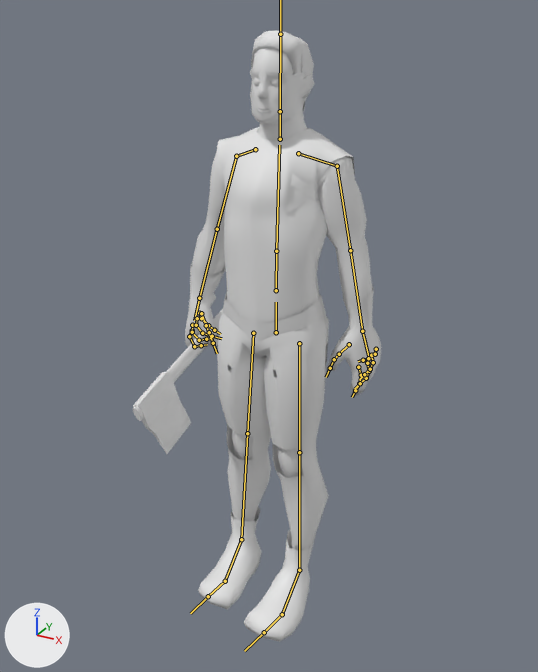
The FBX model Models Personatges/Models Fernando/civil.fbx, before and after one commit.
The view is the same before and after, from a 50 mm lens placed at (1.7, -3.17, 3.22), pointed at (-0.02, -0.05, 1.66). Every picture has the same lights, and +X, +Y and +Z are marked at lower left. Both versions are drawn at frame 1 of the action 'Armature|Idle'; the numbers are the values there. The bones that bend it are drawn over the model as lines.

Objects in the first picture: 'Chest.004'.
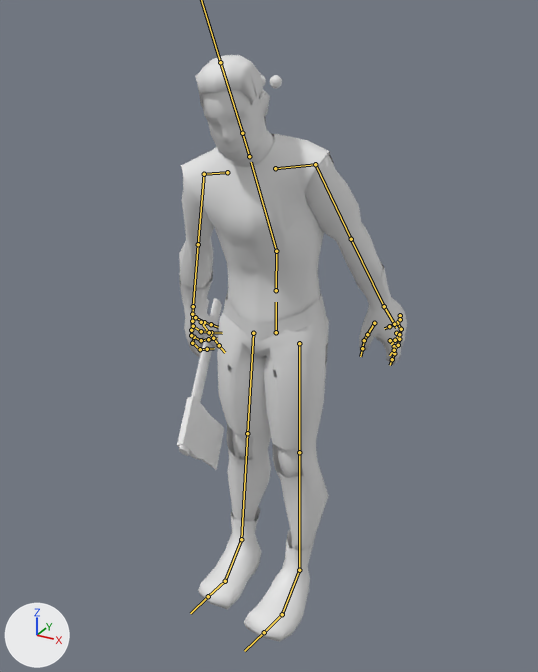
What differs and where, as boxes (x1, y1, x2, y2) in the pictures (538 x 672 px):
'Chest.004', posed (7% narrower)
    before: (133, 30, 381, 642)
    after: (177, 55, 407, 642)
bone 'Torso', root to tip
    before: (276, 251) to (279, 145)
    after: (276, 251) to (251, 162)
bone 'Arm_l', root to tip
    before: (337, 166) to (350, 250)
    after: (315, 164) to (351, 239)
bone 'Arm_r', root to tip
    before: (236, 156) to (217, 229)
    after: (204, 174) to (198, 244)
bone 'forearm_r', root to tip
    before: (217, 229) to (199, 298)
    after: (198, 244) to (193, 306)

What the commit changed:
Bone 'Torso' (bone_torso) turns from (0, 0, 0) to (28, 12, 9) degrees about its own x, y and z.
Bone 'Arm_l' (bone_arm_l) turns from (-24, 48, 5) to (-33, 44, -13) degrees about its own x, y and z.
Bone 'Arm_r' (bone_arm_r) turns from (9, -7, -19) to (2, -4, -21) degrees about its own x, y and z.
Bone 'forearm_r' (bone_forearm_r) turns from (-7, 3, -13) to (-7, 3, -15) degrees about its own x, y and z.
